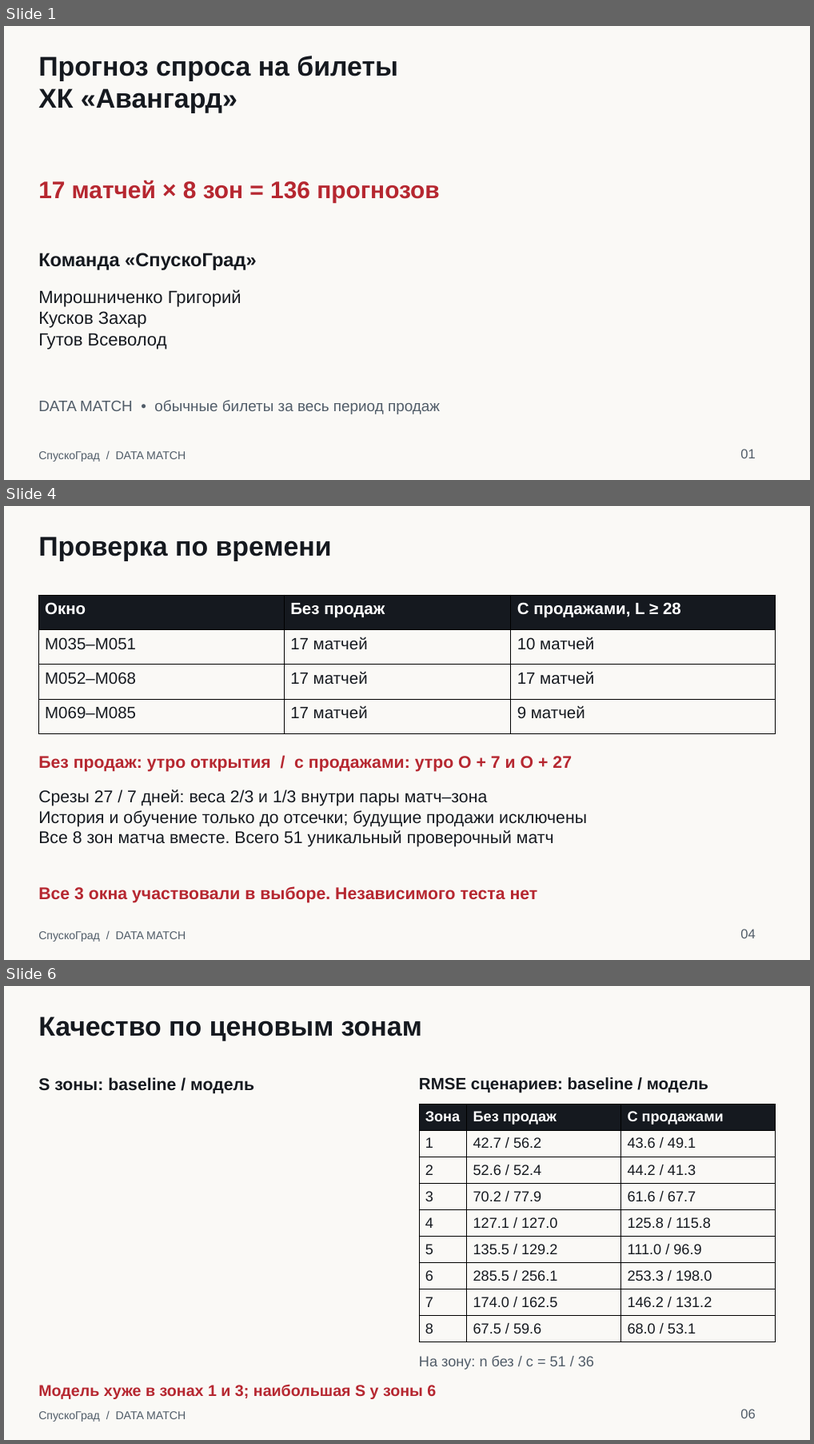
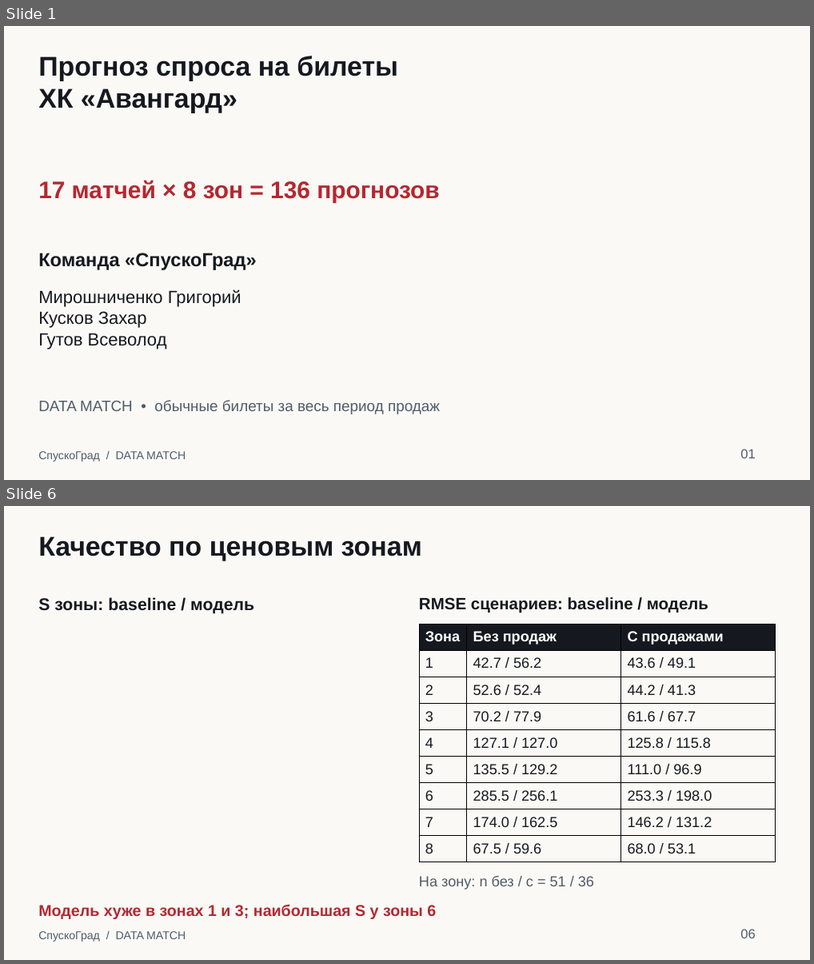
Before and after one commit to Mirr218/DATA-MATCH, a slide deck: outputs/submission/DATA_MATCH_SpuskoGrad.pptx. Shown one above the other, each under a label of ours: slides 1, 4 and 6 before the commit, slides 1 and 6 after it; the slides between them are not shown. The pictures are 814x1444 and 814x964 pixels, drawn with LibreOffice and Linux fonts; fonts in the diff are those of the drawing. Boxes give left, top, right and bottom in pixels: in the first picture for what was removed or moved away, otherwise in the second. Text is boxed around its words. In the diff, an @@ line names an element or a change of style, - is before the commit and + after.

```diff
--- a/outputs/submission/DATA_MATCH_SpuskoGrad.pptx
+++ b/outputs/submission/DATA_MATCH_SpuskoGrad.pptx
@@ slide 4 removed at <box>4,506,810,960</box>, background #FAF9F6 @@
@@ text removed at <box>38,536,332,561</box> @@
-Проверка по времени
@@ table removed at <box>38,595,776,733</box>, 4 rows, 3 columns @@
-Окно | Без продаж | С продажами, L ≥ 28
-M035–M051 | 17 матчей | 10 матчей
-M052–M068 | 17 матчей | 17 матчей
-M069–M085 | 17 матчей | 9 матчей
@@ text removed at <box>38,756,572,772</box> @@
-Без продаж: утро открытия / с продажами: утро O + 7 и O + 27
@@ text removed at <box>38,789,587,847</box> @@
-Срезы 27 / 7 дней: веса 2/3 и 1/3 внутри пары матч–зона
-История и обучение только до отсечки; будущие продажи исключены
-Все 8 зон матча вместе. Всего 51 уникальный проверочный матч
@@ text removed at <box>38,886,538,903</box> @@
-Все 3 окна участвовали в выборе. Независимого теста нет
@@ text removed at <box>38,931,186,941</box> @@
-СпускоГрад / DATA MATCH
@@ text removed at <box>741,928,755,938</box> @@
-04
```
Also in this commit, not shown: 1 slide changed, 4 slides added, 3 other slides removed, 9 other files.
